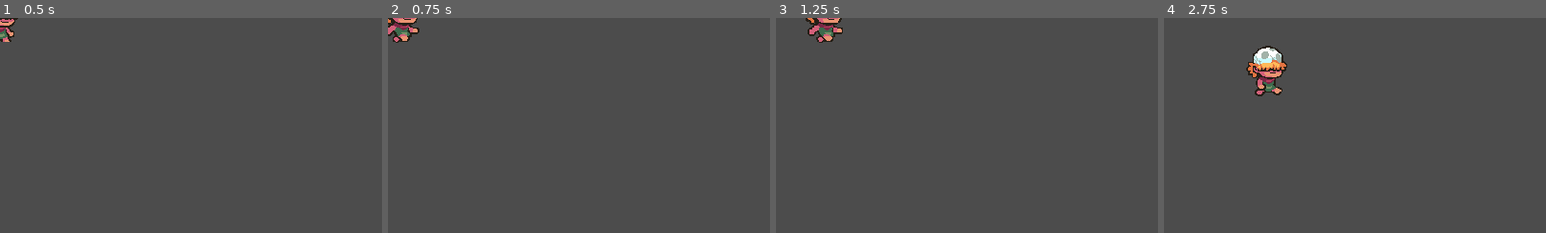
Above: before the commit, frames 1-4 (left to right).
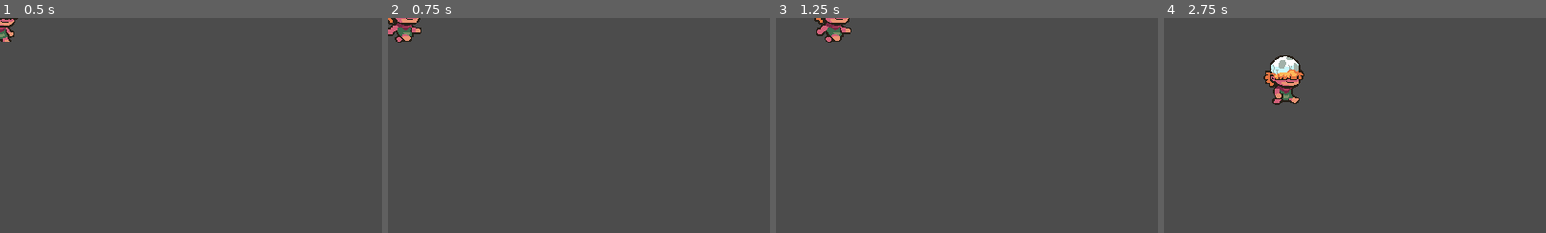
Above: after the commit, the same moments.

Repository: Bandeiraa/prehistoric_survivors
Game: Godot game, scene res://scenes/character/egg_shell.tscn
The game is run twice, just before and just after one commit, with the same random seed, the same clock (stepped at 60 frames per second) and the same inputs. The project has no main scene, so this scene is started directly.
Inputs:
- Up to frame 1 (0.5 s): no input
- Up to frame 2 (0.75 s): hold Right (ui_right) from 0.53 s (still down)
- Up to frame 3 (1.25 s): keep holding Right (ui_right)
- Up to frame 4 (2.75 s): release Right (ui_right) at 1.28 s; hold Down (ui_down) 1.28-2.03 s; hold Right (ui_right) from 2.03 s (still down)
The pictures show only the part of the screen within x 0-50%, y 0-50%; the shares and areas given below are measured in that part.

Frame 1 is identical in both runs. In frame 2, 0.4% of the frame differs, in the area x 0-9%, y 0-12%; in frame 3, 0.9%; in frame 4, 2.7%, in the area x 21-37%, y 12-41%.

Commit message:
initial screen (wip)

Diff:
--- a/project.godot
+++ b/project.godot
@@ -23,11 +23,17 @@
 "class": "CharacterTexture",
 "language": "GDScript",
 "path": "res://scripts/character/character_texture.gd"
+}, {
+"base": "Control",
+"class": "InitialScreen",
+"language": "GDScript",
+"path": "res://scripts/interface/initial_screen.gd"
 } ]
 _global_script_class_icons={
 "Character": "res://assets/icons/character.svg",
 "CharacterStats": "",
-"CharacterTexture": ""
+"CharacterTexture": "",
+"InitialScreen": ""
 }
 
 [application]
--- a/scenes/character/egg_shell.tscn
+++ b/scenes/character/egg_shell.tscn
@@ -10,3 +10,9 @@
 type_1 = "res://assets/characters/egg_shell/1.png"
 type_2 = "res://assets/characters/egg_shell/2.png"
 sprite_position_offset = 4.0
+
+[node name="Stats" parent="." index="4"]
+base_move_speed = 105
+base_dash_speed = 350
+base_attack = 20
+base_health = 45
--- a/scenes/character/girl.tscn
+++ b/scenes/character/girl.tscn
@@ -10,3 +10,9 @@
 type_1 = "res://assets/characters/girl/1.png"
 type_2 = "res://assets/characters/girl/2.png"
 sprite_position_offset = 2.0
+
+[node name="Stats" parent="." index="4"]
+base_move_speed = 130
+base_dash_speed = 375
+base_attack = 15
+base_health = 25
--- a/scenes/character/lion.tscn
+++ b/scenes/character/lion.tscn
@@ -16,3 +16,9 @@
 
 [node name="Collision" parent="." index="1"]
 shape = SubResource( 1 )
+
+[node name="Stats" parent="." index="4"]
+base_move_speed = 100
+base_dash_speed = 405
+base_attack = 30
+base_health = 35
--- /dev/null
+++ b/scenes/interface/initial_screen.tscn
@@ -0,0 +1,198 @@
+[gd_scene load_steps=13 format=2]
+
+[ext_resource path="res://assets/interface/text/egg_shell.png" type="Texture" id=1]
+[ext_resource path="res://assets/interface/arrow/left.png" type="Texture" id=2]
+[ext_resource path="res://assets/interface/arrow/right.png" type="Texture" id=3]
+[ext_resource path="res://assets/characters/egg_shell/1.png" type="Texture" id=4]
+[ext_resource path="res://assets/interface/text/please_select_a_character.png" type="Texture" id=5]
+[ext_resource path="res://scripts/interface/initial_screen.gd" type="Script" id=6]
+[ext_resource path="res://assets/interface/arrow/left_disabled.png" type="Texture" id=7]
+[ext_resource path="res://assets/interface/arrow/right_disabled.png" type="Texture" id=8]
+
+[sub_resource type="Animation" id=5]
+length = 0.001
+tracks/0/type = "value"
+tracks/0/path = NodePath("Texture:frame")
+tracks/0/interp = 1
+tracks/0/loop_wrap = true
+tracks/0/imported = false
+tracks/0/enabled = true
+tracks/0/keys = {
+"times": PoolRealArray( 0 ),
+"transitions": PoolRealArray( 1 ),
+"update": 0,
+"values": [ 0 ]
+}
+
+[sub_resource type="Animation" id=4]
+resource_name = "showcase"
+length = 2.7
+loop = true
+tracks/0/type = "value"
+tracks/0/path = NodePath("Texture:frame")
+tracks/0/interp = 1
+tracks/0/loop_wrap = true
+tracks/0/imported = false
+tracks/0/enabled = true
+tracks/0/keys = {
+"times": PoolRealArray( 0, 0.1, 0.2, 0.3, 0.4, 0.5, 0.6, 0.7, 0.8, 0.9, 1, 1.1, 1.2, 1.3, 1.4, 1.5, 1.6, 1.7, 1.8, 1.9, 2, 2.1, 2.2, 2.3, 2.4, 2.5, 2.6 ),
+"transitions": PoolRealArray( 1, 1, 1, 1, 1, 1, 1, 1, 1, 1, 1, 1, 1, 1, 1, 1, 1, 1, 1, 1, 1, 1, 1, 1, 1, 1, 1 ),
+"update": 1,
+"values": [ 0, 1, 2, 3, 4, 5, 6, 7, 8, 9, 10, 17, 18, 19, 20, 21, 22, 23, 24, 25, 26, 27, 28, 29, 30, 31, 32 ]
+}
+
+[sub_resource type="Animation" id=3]
+length = 0.001
+tracks/0/type = "value"
+tracks/0/path = NodePath("LeftContainer/Left:rect_position")
+tracks/0/interp = 1
+tracks/0/loop_wrap = true
+tracks/0/imported = false
+tracks/0/enabled = true
+tracks/0/keys = {
+"times": PoolRealArray( 0 ),
+"transitions": PoolRealArray( 1 ),
+"update": 0,
+"values": [ Vector2( 0, 99 ) ]
+}
+tracks/1/type = "value"
+tracks/1/path = NodePath("RightContainer/Right:rect_position")
+tracks/1/interp = 1
+tracks/1/loop_wrap = true
+tracks/1/imported = false
+tracks/1/enabled = true
+tracks/1/keys = {
+"times": PoolRealArray( 0 ),
+"transitions": PoolRealArray( 1 ),
+"update": 0,
+"values": [ Vector2( 0, 99 ) ]
+}
+
+[sub_resource type="Animation" id=2]
+resource_name = "button_animation"
+length = 2.0
+loop = true
+tracks/0/type = "value"
+tracks/0/path = NodePath("LeftContainer/Left:rect_position")
+tracks/0/interp = 1
+tracks/0/loop_wrap = true
+tracks/0/imported = false
+tracks/0/enabled = true
+tracks/0/keys = {
+"times": PoolRealArray( 0, 1 ),
+"transitions": PoolRealArray( 1, 1 ),
+"update": 0,
+"values": [ Vector2( 0, 99 ), Vector2( 5, 99 ) ]
+}
+tracks/1/type = "value"
+tracks/1/path = NodePath("RightContainer/Right:rect_position")
+tracks/1/interp = 1
+tracks/1/loop_wrap = true
+tracks/1/imported = false
+tracks/1/enabled = true
+tracks/1/keys = {
+"times": PoolRealArray( 0, 1 ),
+"transitions": PoolRealArray( 1, 1 ),
+"update": 0,
+"values": [ Vector2( 0, 99 ), Vector2( -5, 99 ) ]
+}
+
+[node name="InitialScreen" type="Control"]
+anchor_right = 1.0
+anchor_bottom = 1.0
+script = ExtResource( 6 )
+
+[node name="Header" type="TextureRect" parent="."]
+anchor_left = 0.5
+anchor_right = 0.5
+margin_left = -224.0
+margin_top = 60.0
+margin_right = 224.0
+margin_bottom = 60.0
+rect_min_size = Vector2( 448, 60 )
+texture = ExtResource( 5 )
+expand = true
+
+[node name="Bottom" type="TextureRect" parent="."]
+anchor_left = 0.5
+anchor_top = 1.0
+anchor_right = 0.5
+anchor_bottom = 1.0
+margin_left = -132.0
+margin_top = -88.0
+margin_right = 132.0
+margin_bottom = -60.0
+texture = ExtResource( 1 )
+expand = true
+stretch_mode = 6
+
+[node name="HContainer" type="HBoxContainer" parent="."]
+anchor_left = 0.5
+anchor_top = 0.5
+anchor_right = 0.5
+anchor_bottom = 0.5
+margin_left = -168.0
+margin_top = -120.0
+margin_right = 168.0
+margin_bottom = 120.0
+rect_min_size = Vector2( 320, 240 )
+custom_constants/separation = 10
+alignment = 1
+
+[node name="LeftContainer" type="VBoxContainer" parent="HContainer"]
+margin_right = 18.0
+margin_bottom = 240.0
+alignment = 1
+
+[node name="Left" type="TextureButton" parent="HContainer/LeftContainer" groups=["button"]]
+margin_top = 99.0
+margin_right = 18.0
+margin_bottom = 141.0
+rect_min_size = Vector2( 18, 42 )
+disabled = true
+texture_normal = ExtResource( 2 )
+texture_disabled = ExtResource( 7 )
+expand = true
+
+[node name="CharacterContainer" type="Control" parent="HContainer"]
+margin_left = 28.0
+margin_right = 308.0
+margin_bottom = 240.0
+rect_min_size = Vector2( 280, 240 )
+
+[node name="Pivot" type="Control" parent="HContainer/CharacterContainer"]
+anchor_left = 0.5
+anchor_top = 0.5
+anchor_right = 0.5
+anchor_bottom = 0.5
+
+[node name="Texture" type="Sprite" parent="HContainer/CharacterContainer/Pivot"]
+scale = Vector2( 2, 2 )
+texture = ExtResource( 4 )
+hframes = 6
+vframes = 7
+
+[node name="Animation" type="AnimationPlayer" parent="HContainer/CharacterContainer/Pivot"]
+autoplay = "showcase"
+anims/RESET = SubResource( 5 )
+anims/showcase = SubResource( 4 )
+
+[node name="RightContainer" type="VBoxContainer" parent="HContainer"]
+margin_left = 318.0
+margin_right = 336.0
+margin_bottom = 240.0
+alignment = 1
+
+[node name="Right" type="TextureButton" parent="HContainer/RightContainer" groups=["button"]]
+margin_top = 99.0
+margin_right = 18.0
+margin_bottom = 141.0
+rect_min_size = Vector2( 18, 42 )
+texture_normal = ExtResource( 3 )
+texture_disabled = ExtResource( 8 )
+expand = true
+
+[node name="Animation" type="AnimationPlayer" parent="HContainer"]
+autoplay = "button_animation"
+anims/RESET = SubResource( 3 )
+anims/button_animation = SubResource( 2 )
--- a/scripts/character/character.gd
+++ b/scripts/character/character.gd
@@ -14,11 +14,11 @@
 
 func move_behavior() -> void:
 	if stats.on_dash:
-		velocity = get_direction() * stats.dash_speed
+		velocity = get_direction() * stats.base_dash_speed
 		velocity = move_and_slide(velocity)
 		return
 
-	velocity = get_direction() * stats.move_speed
+	velocity = get_direction() * stats.base_move_speed
 	velocity = move_and_slide(velocity)
 
 
--- a/scripts/character/character_stats.gd
+++ b/scripts/character/character_stats.gd
@@ -7,8 +7,11 @@
 
 export(float) var dash_duration
 
-export(int, 90, 150, 5) var move_speed = 90
-export(int, 300, 450, 10) var dash_speed = 300
+export(int, 90, 150, 5) var base_move_speed = 90
+export(int, 300, 450, 5) var base_dash_speed = 300
+
+export(int, 5, 30, 5) var base_attack = 5
+export(int, 15, 45, 5) var base_health = 15
 
 func start_dash_timer() -> void:
 	on_dash = true
--- /dev/null
+++ b/scripts/interface/initial_screen.gd
@@ -0,0 +1,76 @@
+extends Control
+class_name InitialScreen
+
+onready var bottom: TextureRect = get_node("Bottom")
+onready var character_sprite: Sprite = get_node("HContainer/CharacterContainer/Pivot/Texture")
+
+onready var left_button: TextureButton = get_node("HContainer/LeftContainer/Left")
+onready var right_button: TextureButton = get_node("HContainer/RightContainer/Right")
+
+var current_character_index: int = 1
+
+var character_info_dict: Dictionary = {
+	"1": {
+		"character_name": "res://assets/interface/text/egg_shell.png",
+		"character_sprite_sheet": [
+			"res://assets/characters/egg_shell/1.png",
+			"res://assets/characters/egg_shell/2.png"
+		]
+	},
+
+	"2": {
+		"character_name": "res://assets/interface/text/girl.png",
+		"character_sprite_sheet": [
+			"res://assets/characters/girl/1.png",
+			"res://assets/characters/girl/2.png"
+		]
+	},
+
+	"3": {
+		"character_name": "res://assets/interface/text/lion.png",
+		"character_sprite_sheet": [
+			"res://assets/characters/lion/1.png",
+			"res://assets/characters/lion/2.png"
+		]
+	}
+}
+
+func _ready() -> void:
+	randomize()
+	connect_signals()
+
+
+func connect_signals() -> void:
+	for button in get_tree().get_nodes_in_group("button"):
+		button.connect("pressed", self, "on_button_pressed", [button])
+
+
+func on_button_pressed(button: TextureButton) -> void:
+	match button.name:
+		"Left":
+			change_button_index(-1)
+
+		"Right":
+			change_button_index(1)
+
+
+func change_button_index(value: int) -> void:
+	current_character_index = int(clamp(current_character_index + value, 1, character_info_dict.size()))
+
+	left_button.disabled = false
+	right_button.disabled = false
+
+	if current_character_index == 1:
+		left_button.disabled = true
+		right_button.disabled = false
+
+	if current_character_index == character_info_dict.size():
+		left_button.disabled = false
+		right_button.disabled = true
+
+	var character_name = character_info_dict[str(current_character_index)]["character_name"]
+	bottom.texture = load(character_name)
+
+	var texture_list: Array = character_info_dict[str(current_character_index)]["character_sprite_sheet"]
+	var random_index: int = randi() % texture_list.size()
+	character_sprite.texture = load(texture_list[random_index])
Binary file added: assets/fonts/thaleah_fat.ttf
Binary file added: assets/interface/arrow/left.png
Not shown, added: assets/interface/arrow/left.png.import
Binary file added: assets/interface/arrow/left_disabled.png
Not shown, added: assets/interface/arrow/left_disabled.png.import
Binary file added: assets/interface/arrow/right.png
Not shown, added: assets/interface/arrow/right.png.import
Binary file added: assets/interface/arrow/right_disabled.png
Not shown, added: assets/interface/arrow/right_disabled.png.import
Binary file added: assets/interface/black_strip.png
Not shown, added: assets/interface/black_strip.png.import
Binary file added: assets/interface/text/egg_shell.png
(and 7 more such lines)
